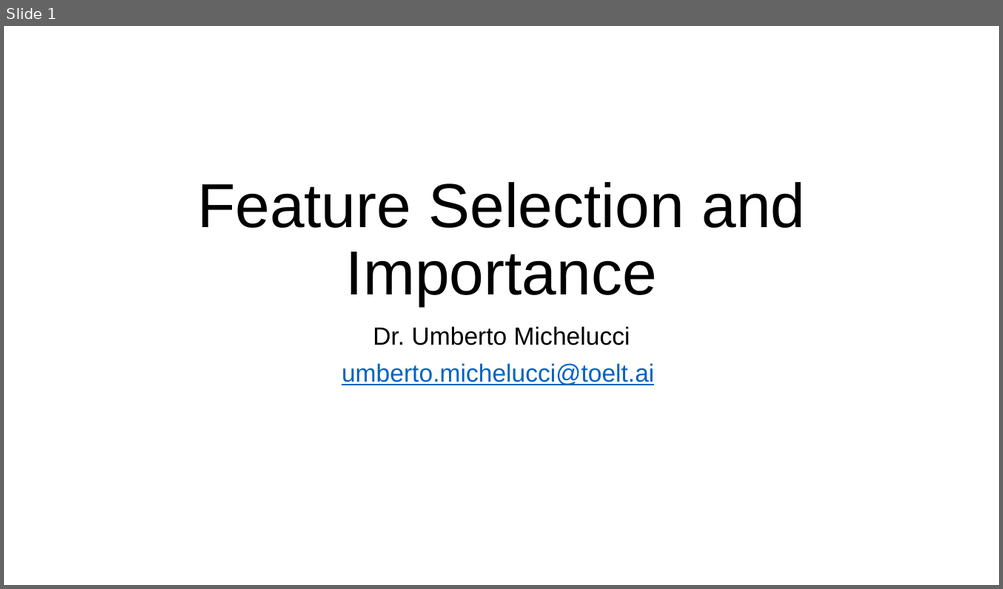
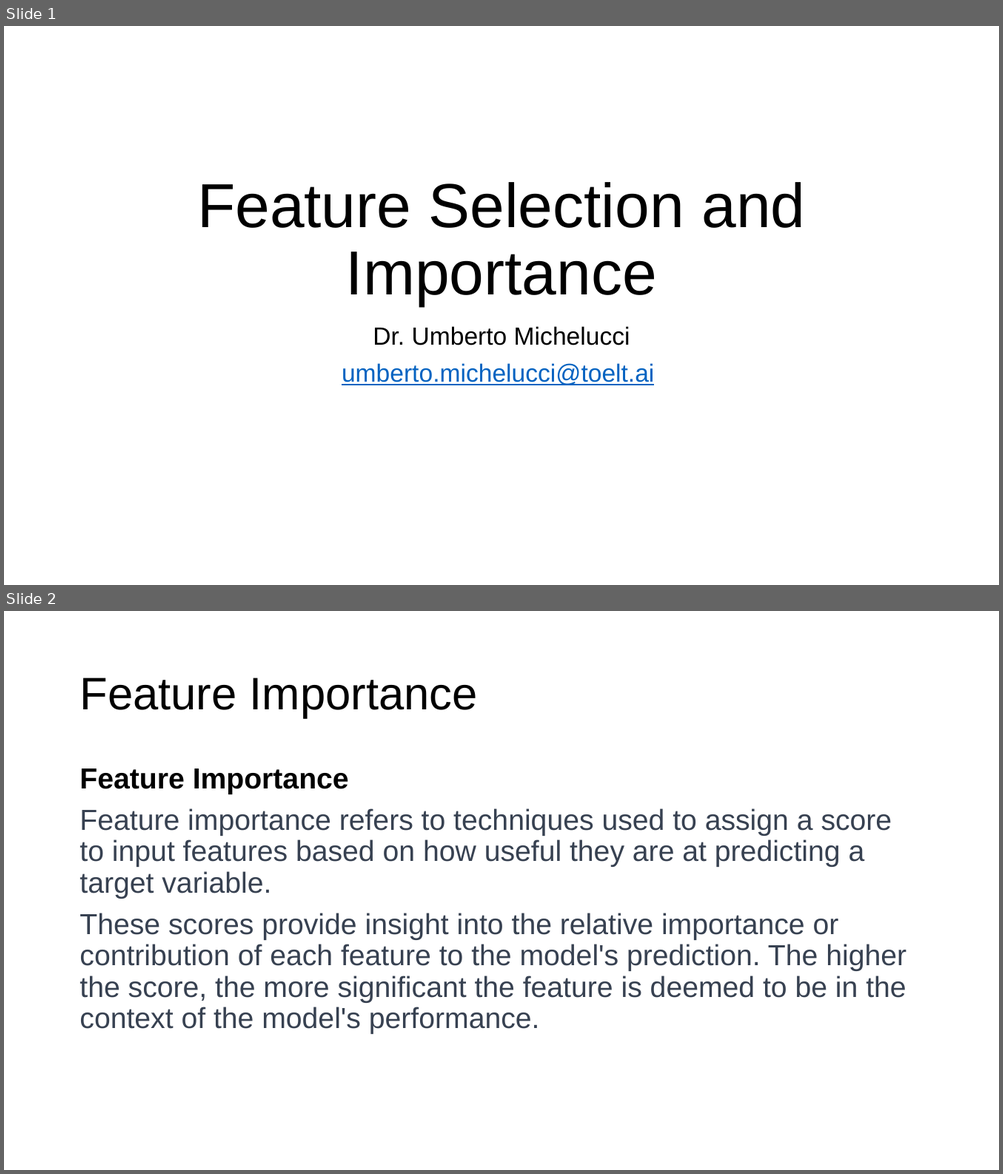
Before and after one commit to toelt-llc/MACHINE-LEARNING-SCHOOL-INAF, a slide deck: DAY4/02 - FEATURE SELECTION/feature_selection_lecture.pptx. Shown one above the other, each under a label of ours: slide 1 before the commit, slides 1 and 2 after it. The pictures are 1003x589 and 1003x1174 pixels, drawn with LibreOffice and Linux fonts; fonts in the diff are those of the drawing. Boxes give left, top, right and bottom in pixels: in the first picture for what was removed or moved away, otherwise in the second. Text is boxed around its words. In the diff, an @@ line names an element or a change of style, - is before the commit and + after.

```diff
--- a/DAY4/02 - FEATURE SELECTION/feature_selection_lecture.pptx
+++ b/DAY4/02 - FEATURE SELECTION/feature_selection_lecture.pptx
@@ slide 2 added at (4, 611, 999, 1170), background #FFFFFF @@
@@ title added at (79, 678, 478, 718), 44 pt, text #000000 @@
+Feature Importance
@@ text added at (79, 769, 906, 1034), 28 pt, text #374151 @@
+Feature Importance
+Feature importance refers to techniques used to assign a score to input features based on how useful they are at predicting a target variable.
+These scores provide insight into the relative importance or contribution of each feature to the model's prediction. The higher the score, the more significant the feature is deemed to be in the context of the model's performance.
```
Also in this commit, not shown: 9 other slides added, 23 other files.
